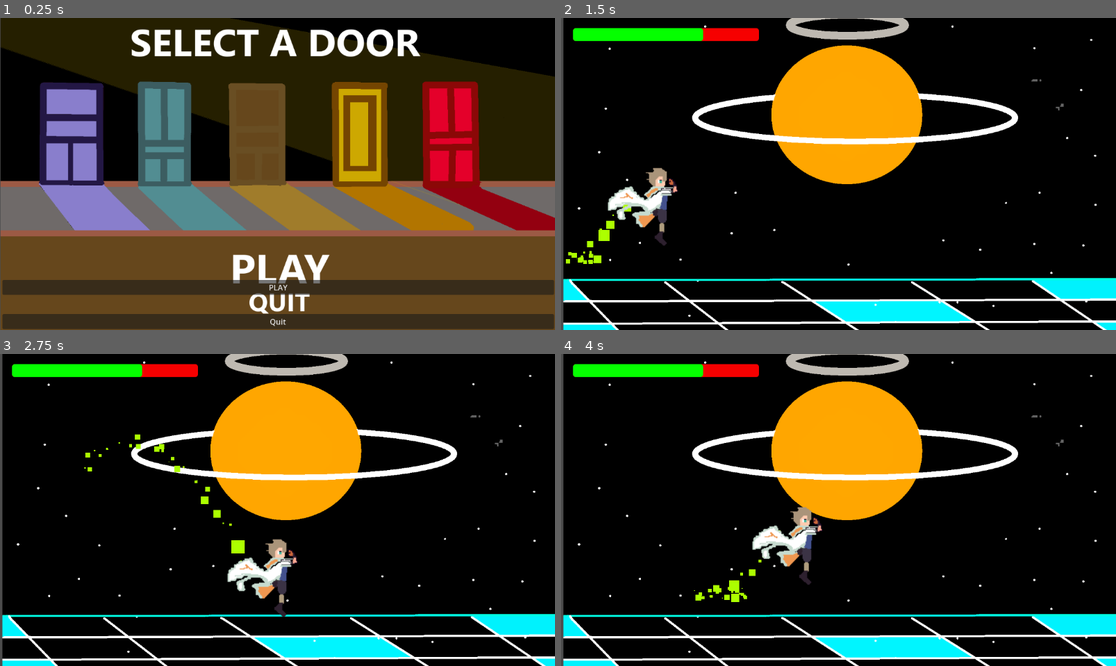
Above: before the commit, frames 1-4 (two rows, left to right).
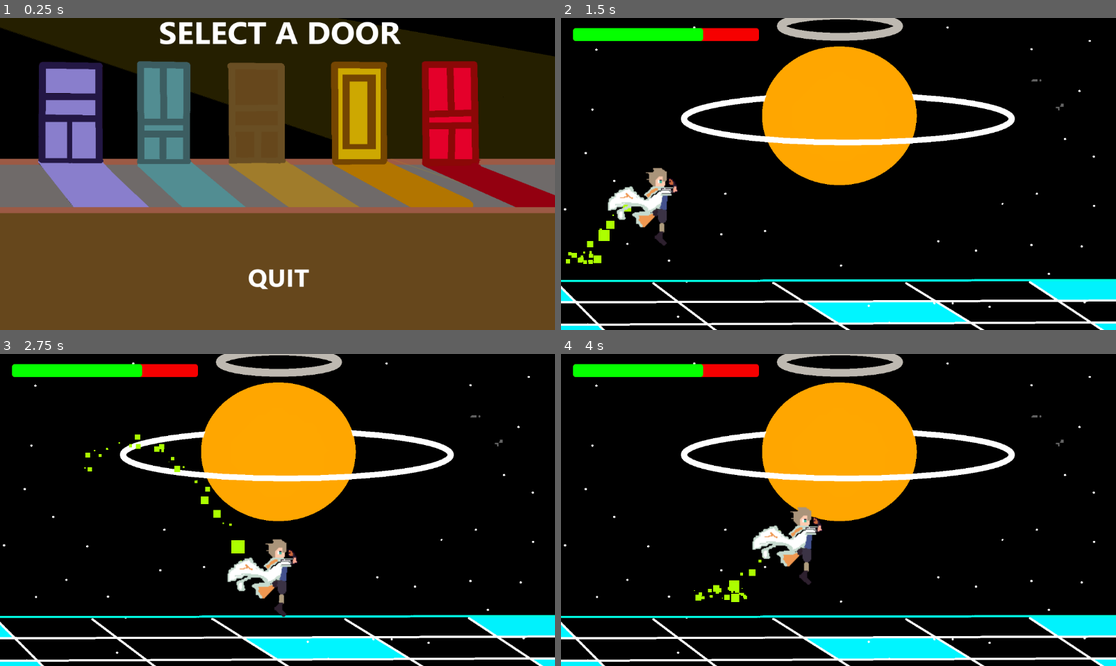
Above: after the commit, the same moments.

Repository: jwang5-dot/12-DT-Project
Game: Godot game, scene res://scene/mainmenu.tscn
Two runs of this game, one before a commit and one after it. Both use one fixed random seed, a clock stepped at 60 frames per second and the inputs below.
Inputs (mouse positions are in pixels of both pictures, inside the frame that each line leads up to):
- Up to frame 1 (0.25 s): no input
- Up to frame 2 (1.5 s): click "PLAY" at 0.5 s; tap Enter (ui_accept) at 1.25 s; move the mouse to (960, 158) at 1.27 s; hold Right (ui_right) from 1.28 s (still down)
- Up to frame 3 (2.75 s): keep holding Right (ui_right); tap Enter (ui_accept) at 1.52, 2.27 s; move the mouse to (166, 525) at 2.02 s
- Up to frame 4 (4 s): move the mouse to (894, 441) at 2.77 s; release Right (ui_right) at 2.78 s; hold Left (ui_left) 2.78-3.53 s; move the mouse to (810, 572) at 3.52 s; hold Right (ui_right) from 3.53 s (still down); tap Enter (ui_accept) at 3.77 s

The runs differ from the first frame. In frame 1, 46% of the frame differs, in the area x 0-100%, y 0-100%; in frame 2, 7.8%; in frame 3, 7.8%; in frame 4, 7.8%.

Commit message:
Fixed Main Menu

Diff:
--- a/assessment-game/scene/Level 4.tscn
+++ b/assessment-game/scene/Level 4.tscn
@@ -28,8 +28,8 @@
 script = ExtResource("1_yavb0")
 
 [node name="Space1" type="Sprite2D" parent="." unique_id=1737731682]
-position = Vector2(584, 292.00003)
-scale = Vector2(0.8036133, 0.73901373)
+position = Vector2(568.24994, 294.00003)
+scale = Vector2(0.8232639, 0.73901373)
 texture = ExtResource("2_g46qk")
 
 [node name="CharacterBody2D" parent="." unique_id=516776377 instance=ExtResource("3_s4evf")]
--- a/assessment-game/scene/mainmenu.tscn
+++ b/assessment-game/scene/mainmenu.tscn
@@ -1,15 +1,7 @@
 [gd_scene format=3 uid="uid://dd3qjjkboj5yi"]
 
 [ext_resource type="Script" uid="uid://5urilrmdgfjf" path="res://scripts/mainmenu.gd" id="1_0khfh"]
-[ext_resource type="Texture2D" uid="uid://bao12nou8rrh5" path="res://images/Main menu3.png" id="2_h8uk4"]
-
-[sub_resource type="StyleBoxFlat" id="StyleBoxFlat_loy4s"]
-content_margin_top = 147.0
-bg_color = Color(0.3019608, 0.6666667, 0.6745098, 1)
-border_width_left = 4
-border_width_top = 4
-border_width_right = 4
-border_width_bottom = 4
+[ext_resource type="Texture2D" uid="uid://csavqyn30716i" path="res://images/Main menu7.png" id="2_h8uk4"]
 
 [node name="Control" type="Control" unique_id=1504643729]
 layout_mode = 3
@@ -20,31 +12,33 @@
 grow_vertical = 2
 script = ExtResource("1_0khfh")
 
-[node name="PanelContainer" type="PanelContainer" parent="." unique_id=1170390896]
+[node name="VBoxContainer" type="VBoxContainer" parent="." unique_id=244743756]
 layout_mode = 0
-offset_left = 1.0
-offset_top = -1.0
+offset_left = 3.0
+offset_top = 527.0
 offset_right = 1154.0
-offset_bottom = 650.0
-theme_override_styles/panel = SubResource("StyleBoxFlat_loy4s")
+offset_bottom = 558.0
 
-[node name="MainMenu3" type="Sprite2D" parent="PanelContainer" unique_id=31307909]
-position = Vector2(577, 395.00006)
-scale = Vector2(0.80138886, 0.7812501)
-texture = ExtResource("2_h8uk4")
+[node name="Button2" type="Button" parent="VBoxContainer" unique_id=1344334416]
+layout_mode = 2
+text = "Quit"
 
-[node name="VBoxContainer" type="VBoxContainer" parent="PanelContainer" unique_id=1886486837]
-layout_mode = 2
+[node name="VBoxContainer2" type="VBoxContainer" parent="." unique_id=1886486837]
+layout_mode = 0
+offset_left = 5.0
+offset_top = 190.0
+offset_right = 1150.0
+offset_bottom = 238.0
 theme_override_constants/separation = 40
-alignment = 2
 
-[node name="Button" type="Button" parent="PanelContainer/VBoxContainer" unique_id=421905610]
+[node name="Button" type="Button" parent="VBoxContainer2" unique_id=421905610]
 layout_mode = 2
 text = "PLAY"
 
-[node name="Button2" type="Button" parent="PanelContainer/VBoxContainer" unique_id=1344334416]
-layout_mode = 2
-text = "Quit"
+[node name="MainMenu7" type="Sprite2D" parent="VBoxContainer2" unique_id=1764803551]
+position = Vector2(571.5, 157.00006)
+scale = Vector2(0.8020834, 0.7675781)
+texture = ExtResource("2_h8uk4")
 
-[connection signal="pressed" from="PanelContainer/VBoxContainer/Button" to="." method="_play"]
-[connection signal="pressed" from="PanelContainer/VBoxContainer/Button2" to="." method="_quit"]
+[connection signal="pressed" from="VBoxContainer/Button2" to="." method="_quit"]
+[connection signal="pressed" from="VBoxContainer2/Button" to="." method="_play"]
Binary file removed: assessment-game/images/Main menu3.png
Binary file added: assessment-game/images/Main menu7.png
Not shown, changed: assessment-game/images/Main menu7.png.import
